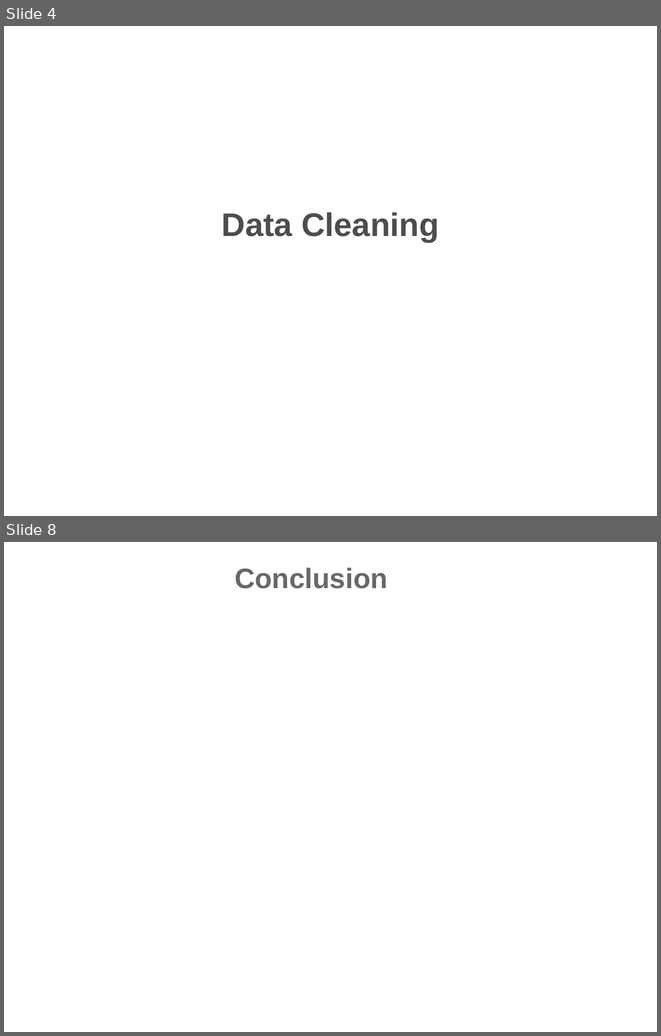
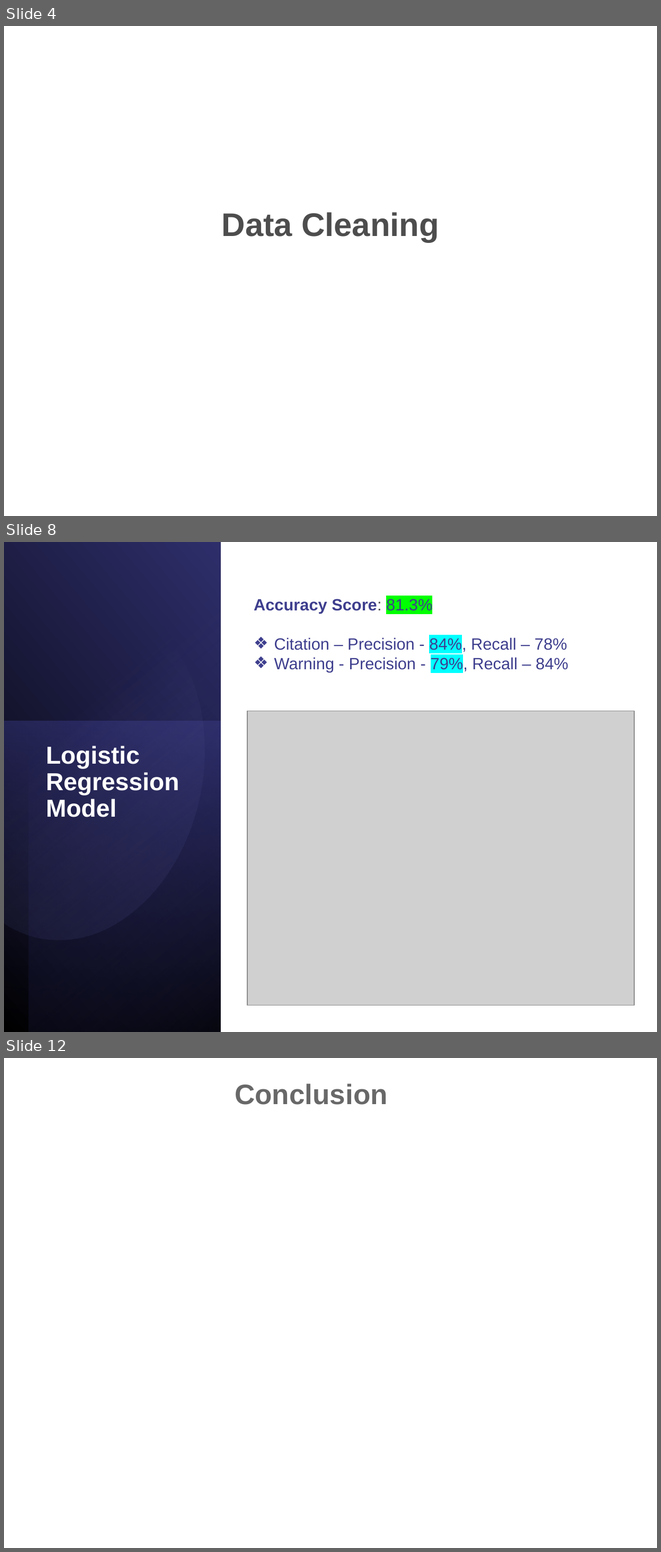
Before and after one commit to hrollin5/Project_4, a slide deck: traffic_violation.pptx. Shown one above the other, each under a label of ours: slides 4 and 8 before the commit, slides 4, 8 and 12 after it; the slides between them are not shown. The pictures are 661x1036 and 661x1552 pixels, drawn with LibreOffice and Linux fonts; fonts in the diff are those of the drawing; grey boxes stand for pictures; background and template pictures are left out. Boxes give left, top, right and bottom in pixels: in the first picture for what was removed or moved away, otherwise in the second. Text is boxed around its words. In the diff, an @@ line names an element or a change of style, - is before the commit and + after.

Commit message:
Added slides for ML models and Pyspark

```diff
--- a/traffic_violation.pptx
+++ b/traffic_violation.pptx
@@ slide 8 added at box(4, 542, 657, 1032), background #FFFFFF @@
@@ rectangle added at box(5, 542, 220, 1032), fill gradient #000000 to #2F2F6B @@
@@ rectangle added at box(28, 542, 220, 1032), fill gradient #000000 to #3E3E8E @@
@@ freeform shape added at box(4, 583, 235, 964), fill gradient #7F7FC7 to #2F2F6B @@
@@ text added at box(254, 599, 568, 672), 18 pt, text #3E3E8E @@
+Accuracy Score: 81.3%
+❖ Citation – Precision - 84%, Recall – 78%
+❖ Warning - Precision - 79%, Recall – 84%
@@ picture added at box(248, 711, 635, 1005) @@
@@ rectangle added at box(4, 721, 220, 1031), fill gradient #3E3E8E to #1F1F47 @@
@@ title added at box(46, 746, 179, 817), 27 pt, text #FFFFFF, bold @@
+Logistic Regression Model
@@ what was slide 8 is now slide 12 @@
```
Also in this commit, not shown: 1 slide changed, 3 other slides added.
